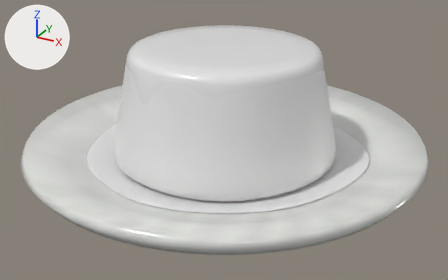
One commit to the glTF model public/demo-models/pudim-de-leite.glb: the scene before it, then after it.
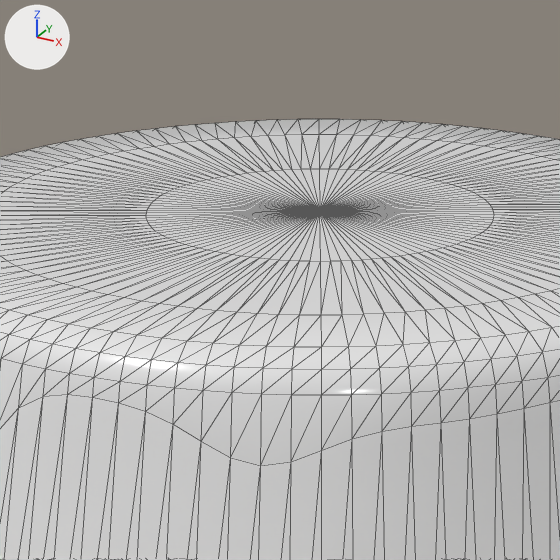
Each version appears first whole from a 50 mm camera at (0.126, -0.2299, 0.1271) aimed at (0.0026, -0.0054, 0.0149), and next in a close-up on the part from 35% to 62% of the width and 0% to 43% of the height. The lights are fixed; the arrows at upper left show +X, +Y and +Z. The older version's two pictures come first. The close-ups show mesh edges as thin lines. Where no turn or scale is listed for an object, it has been applied to the vertices. Vertices at exactly the same position are counted once.

Script lines for the objects in view, before the commit:
```python
me_mesh_0 = bpy.data.meshes.new('Mesh_0')
me_mesh_0.from_pydata(...)  # 1233 vertices, 2348 faces; spans x -0.0628..0.065, y -0.061..0.0579, z 0.0061..0.057
me_mesh_0.materials.append(mat_real_caramelo)  # its picture is missing
me_mesh_1 = bpy.data.meshes.new('Mesh_1')
me_mesh_1.from_pydata(...)  # 672 vertices, 1230 faces; spans x -0.0508..0.0508, y -0.0504..0.0504, z 0.0069..0.052
me_mesh_1.materials.append(mat_real_pudim)  # its picture is missing
ob_espelho_de_caramelo = bpy.data.objects.new('Espelho_de_caramelo', me_mesh_0)
ob_espelho_de_caramelo.location = (0.0, 0.0, 0.0)
ob_flan_de_leite_condensado = bpy.data.objects.new('Flan_de_leite_condensado', me_mesh_1)
ob_flan_de_leite_condensado.location = (0.0, 0.0, 0.0)
```
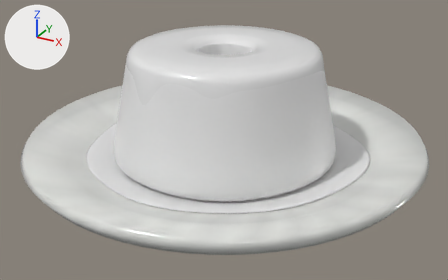
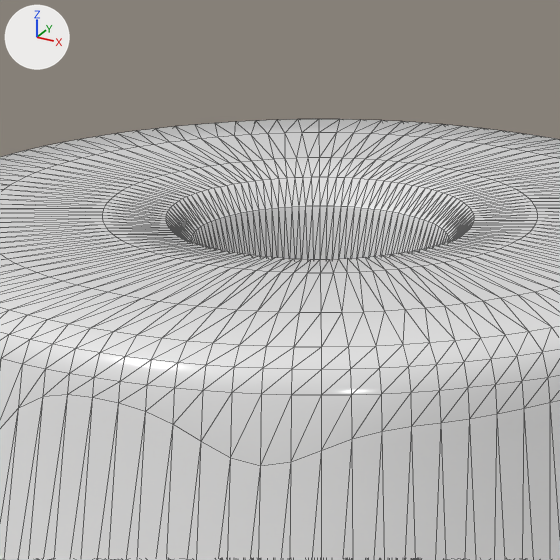
The change, as JSON lines over the scene's bpy script:
```json
{"block": "me_mesh_0", "where": "# used by ob_espelho_de_caramelo; location = (0.0, 0.0, 0.0)"}
{"op": "remove", "block": "me_mesh_0", "code": "me_mesh_0.from_pydata(...)  # 1233 vertices, 2348 faces; spans x -0.0628..0.065, y -0.061..0.0579, z 0.0061..0.057"}
{"op": "add", "block": "me_mesh_0", "code": "me_mesh_0.from_pydata(...)  # 1456 vertices, 2684 faces; spans x -0.0628..0.065, y -0.061..0.0579, z 0.0061..0.057"}
{"block": "me_mesh_0", "change": "me_mesh_0 part 1: 224 vertices moved from x -0.0311..0.0311, y -0.0309..0.0309, z 0.0567..0.0569 to x -0.0311..0.0311, y -0.0309..0.0309, z 0.0569..0.057; 1 vertex removed from x 0.0, y 0.0, z 0.057; 224 vertices added at x -0.0143..0.0143, y -0.0141..0.0141, z 0.0543..0.0565"}
{"block": "me_mesh_1", "where": "# used by ob_flan_de_leite_condensado; location = (0.0, 0.0, 0.0)"}
{"op": "remove", "block": "me_mesh_1", "code": "me_mesh_1.from_pydata(...)  # 672 vertices, 1230 faces; spans x -0.0508..0.0508, y -0.0504..0.0504, z 0.0069..0.052"}
{"op": "add", "block": "me_mesh_1", "code": "me_mesh_1.from_pydata(...)  # 1120 vertices, 2016 faces; spans x -0.0508..0.0508, y -0.0504..0.0504, z 0.0069..0.0543"}
{"block": "me_mesh_1", "change": "me_mesh_1 part 2: 448 vertices added at x -0.012..0.012, y -0.012..0.012, z 0.007..0.0543"}
```

Changed parts and their boxes [x1, y1, x2, y2] in the close-ups (560 x 560 px; the box of a moved part takes in the faces that stretch with it):
```json
{"object": "Flan_de_leite_condensado", "change": "reshaped", "before": [0, 394, 560, 560], "after": [0, 206, 560, 560]}
{"part": 1, "of": "me_mesh_0", "change": "moved or reshaped", "before": [0, 119, 560, 347], "after": [0, 119, 560, 347]}
{"part": 2, "of": "me_mesh_1", "change": "added", "after": [190, 206, 450, 259]}
```
